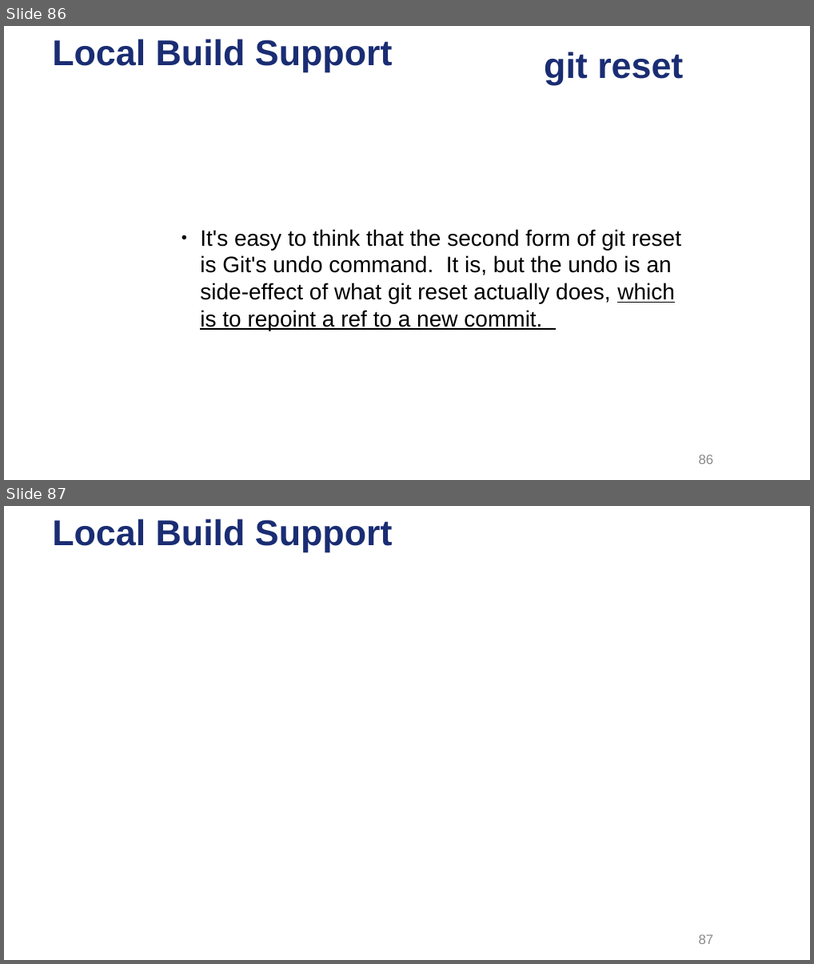
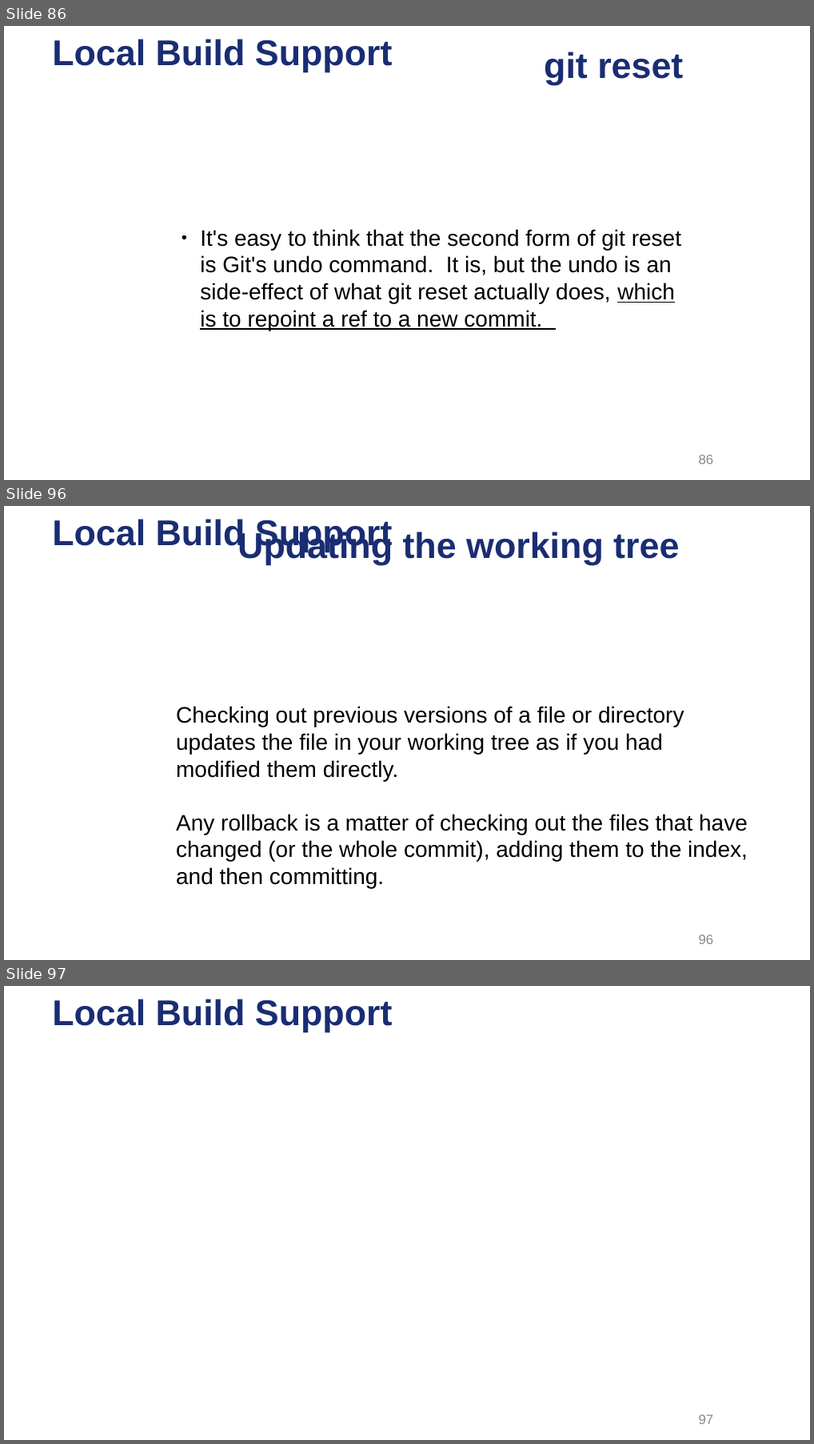
Before and after one commit to ysgard/git-presentation, a slide deck: Dive into Git.odp. Shown one above the other, each under a label of ours: slides 86 and 87 before the commit, slides 86, 96 and 97 after it; the slides between them are not shown. The pictures are 814x964 and 814x1444 pixels, drawn with LibreOffice and Linux fonts; fonts in the diff are those of the drawing; background and template pictures are left out. Boxes give left, top, right and bottom in pixels: in the first picture for what was removed or moved away, otherwise in the second. Text is boxed around its words. In the diff, an @@ line names an element or a change of style, - is before the commit and + after.

```diff
--- a/Dive into Git.odp
+++ b/Dive into Git.odp
@@ slide 96 added at <box>4,506,810,960</box>, background picture (left out); not listed: 1 template element that a slide beside it also shows @@
@@ title added at <box>238,530,679,565</box>, 32 pt, text #1A2D73, bold @@
+Updating the working tree
@@ text added at <box>176,706,748,888</box>, 20 pt, text #000000 @@
+● Checking out previous versions of a file or directory updates the file in your working tree as if you had modified them directly.
+● Any rollback is a matter of checking out the files that have changed (or the whole commit), adding them to the index, and then committing.
@@ page number added at <box>699,935,714,944</box>, 12 pt, text #898989 @@
+96
@@ what was slide 87 is now slide 97 @@
```
Also in this commit, not shown: 3 slides changed, 10 other slides added, 1 slide removed, 10 other files.
